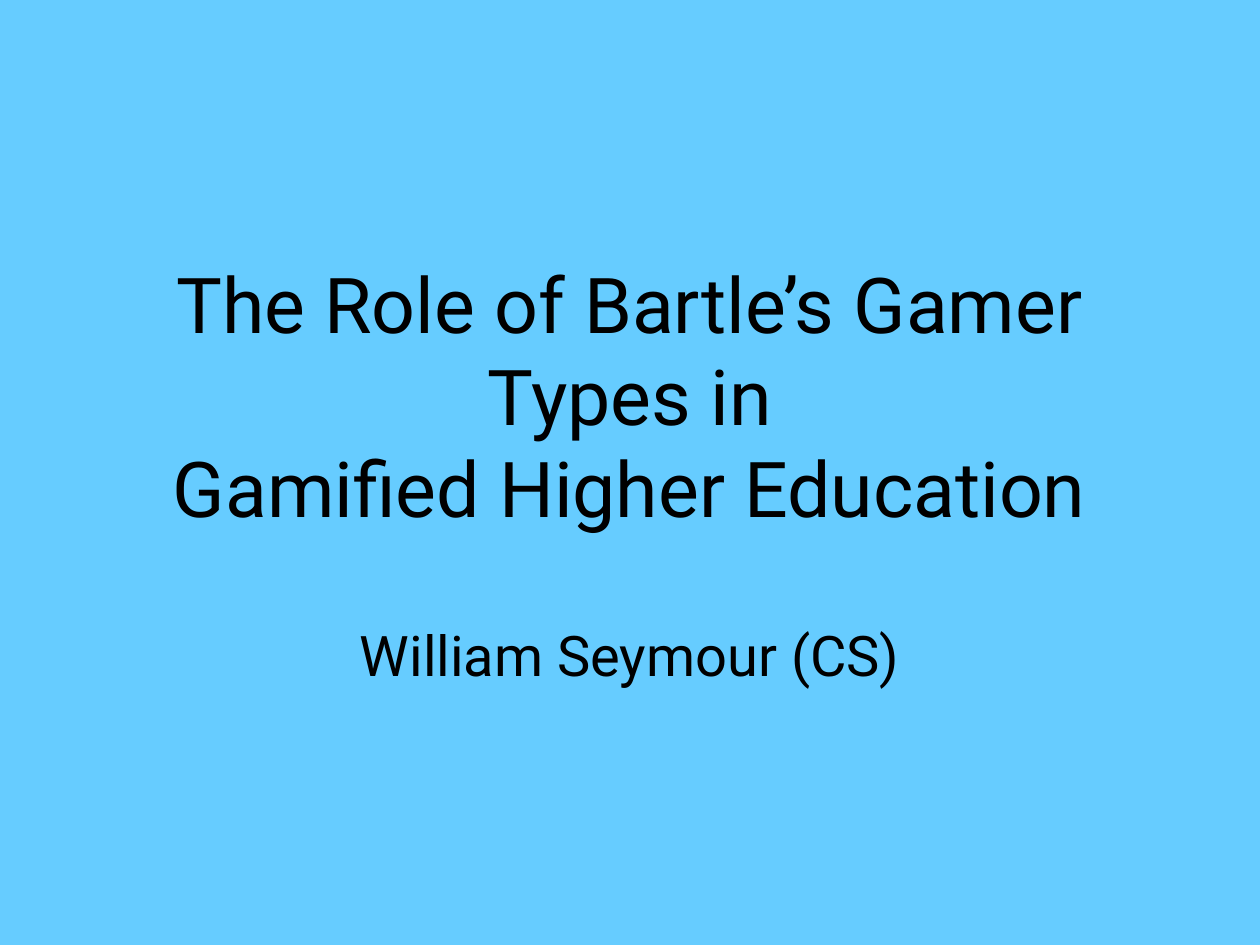
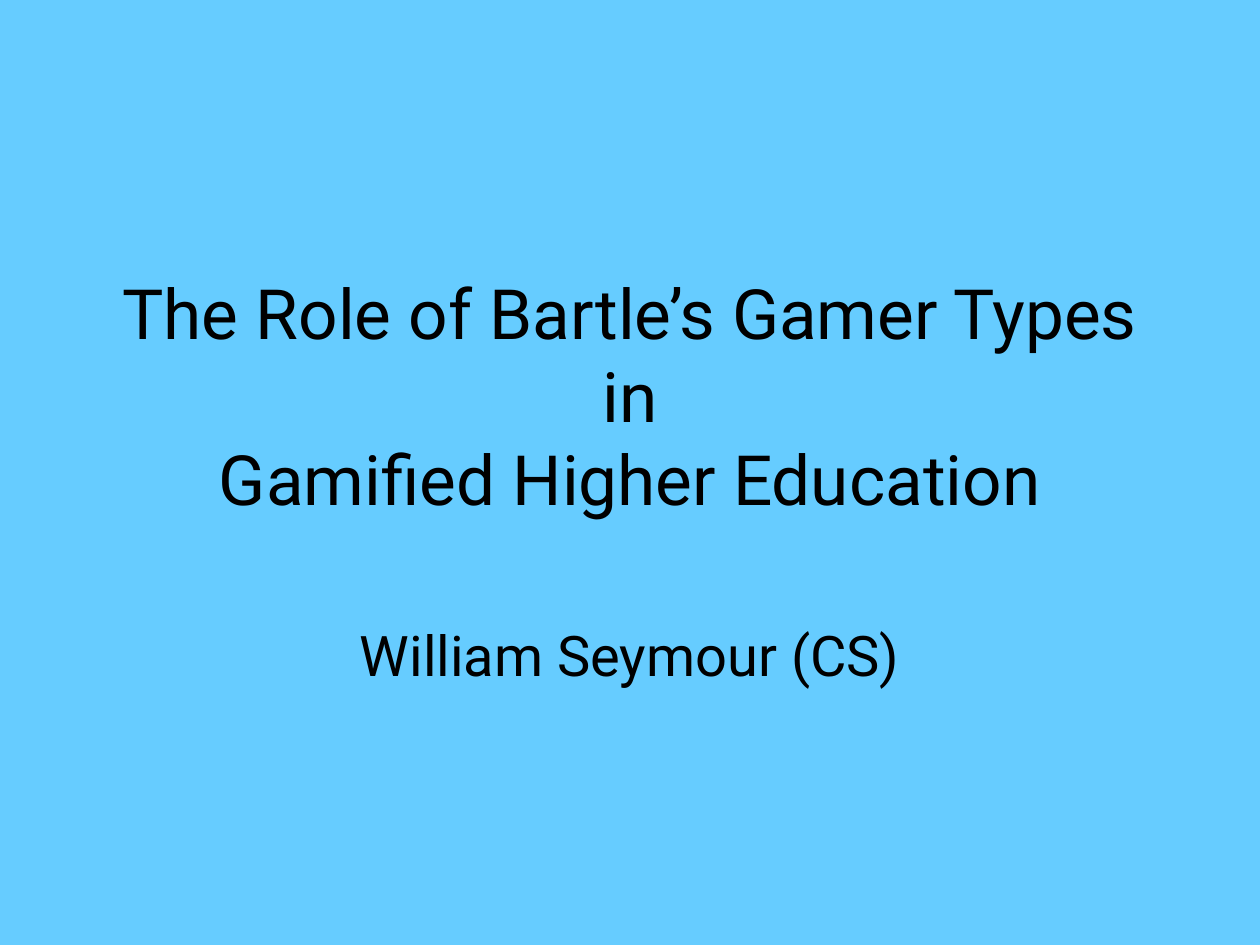
Before and after one commit to mcnutty26/dissertation, a slide deck: slide 1 of docs/presentation/master.pptx. Drawn at 1260x945 pixels with LibreOffice and Linux fonts; fonts in the diff are those of the drawing. Boxes give left, top, right and bottom in pixels: in the first picture for what was removed or moved away, otherwise in the second. Text is boxed around its words. In the diff, an @@ line names an element or a change of style, - is before the commit and + after.

```diff
--- a/docs/presentation/master.pptx
+++ b/docs/presentation/master.pptx
@@ title "The Role of Bartle’s Gamer ..." at (123,286,1136,520): size 44 to 39.6 pt @@
```
Also in this commit, not shown: 6 other slides changed, 3 slides added, 4 slides removed, 19 other files.
